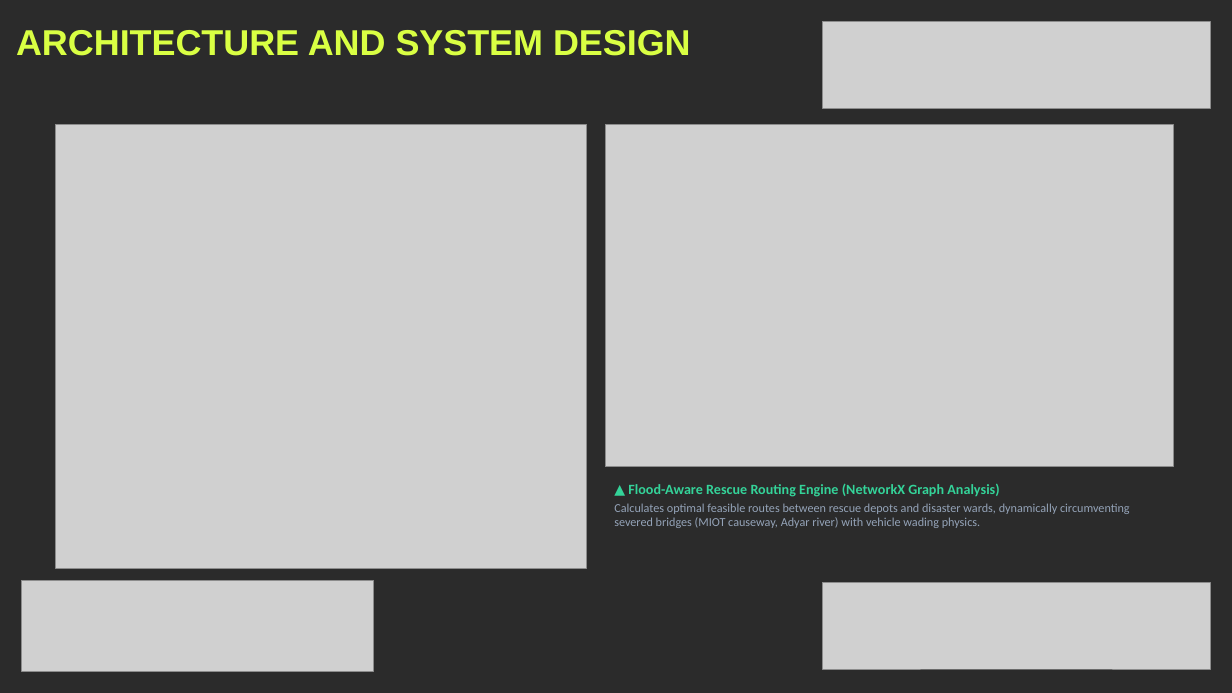
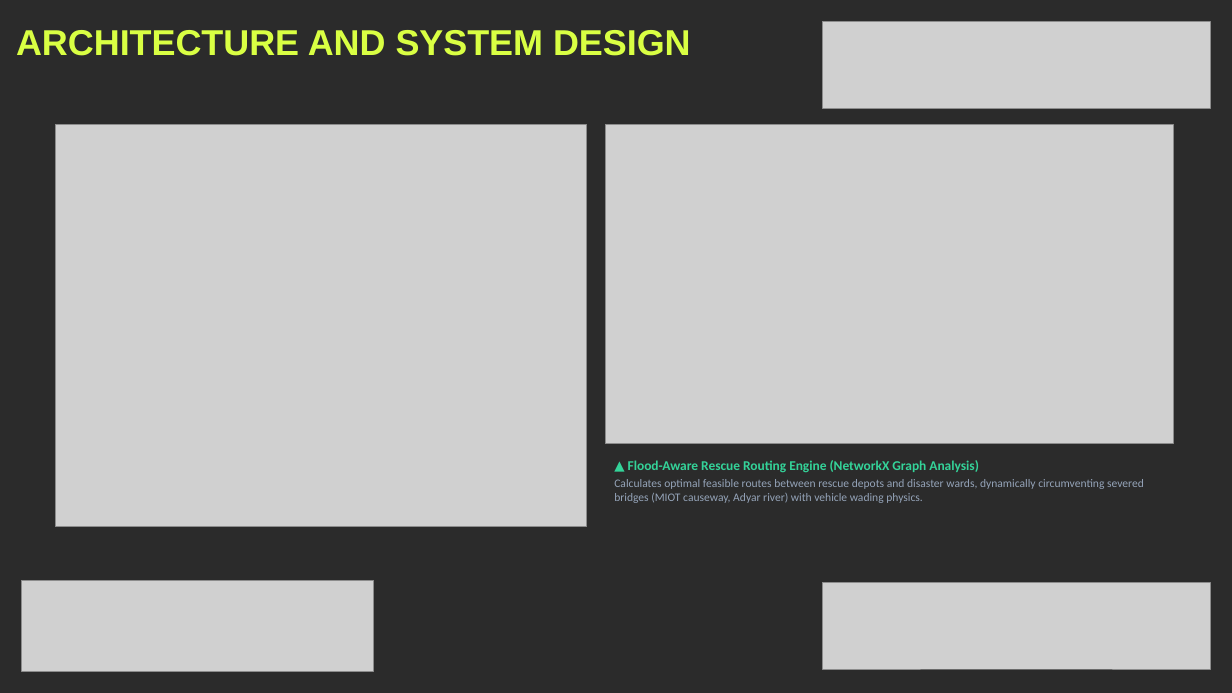
Before and after one commit to Vishnu-3727/nadi-net, a slide deck: slide 4 of NADI_NET_K_HACKS_Presentation.pptx. Drawn at 1232x693 pixels with LibreOffice and Linux fonts; fonts in the diff are those of the drawing; grey boxes stand for pictures; background and template pictures are left out; a plain dark background stands for a picture behind light text. Boxes give left, top, right and bottom in pixels: in the first picture for what was removed or moved away, otherwise in the second. Text is boxed around its words. In the diff, an @@ line names an element or a change of style, - is before the commit and + after.

```diff
--- a/NADI_NET_K_HACKS_Presentation.pptx
+++ b/NADI_NET_K_HACKS_Presentation.pptx
@@ picture: place and size @@
-picture at box(55, 125, 587, 568)
+picture at box(55, 125, 587, 527)
@@ picture: place and size @@
-picture at box(605, 125, 1174, 467)
+picture at box(605, 125, 1174, 444)
@@ text "▲ Flood-Aware Rescue Routing Engine ...": place and size @@
-text "▲ Flood-Aware Rescue Routing Engine ..." at box(614, 484, 1130, 528)
+text "▲ Flood-Aware Rescue Routing Engine ..." at box(614, 460, 1144, 503)
@@ text "▲ Flood-Aware Rescue Routing Engine ..." at box(614, 460, 1144, 503): size 11 to 10.5 pt in "▲ Flood-Aware Rescue Routing Engine (NetworkX Graph ..."; size 9.5 to 9 pt in "Calculates optimal feasible routes between rescue depots ..." @@
```
Also in this commit, not shown: 5 other slides changed.
